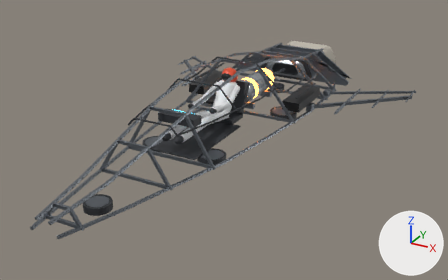
An edit to the FBX model SourceArt/TestShips/modules/vortex_skeleton.fbx, drawn before and after from the same camera.
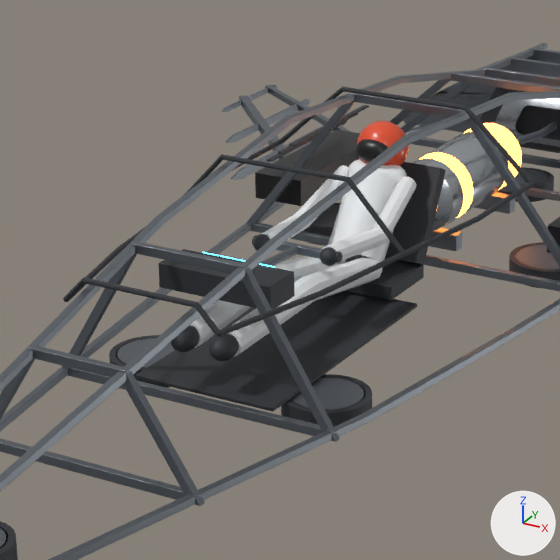
Each version appears first whole from a 50 mm lens placed at (3.03, -5.38, 2.85), pointed at (0.13, -0.12, 0.22), and next in a close-up on the part from 24% to 64% of the width and 10% to 74% of the height. Every picture has the same lights, and +X, +Y and +Z are marked at lower right. The first two pictures are the older version. Vertices at exactly the same position are counted once.

Names of what the first close-up shows: 'Canopy_Frame', 'Cockpit_Parts', 'Engine', 'Engine_Mounts', 'Frames', 'Hover_Emitters', 'Longerons', 'Pilot', 'Radiators', 'Reactor_Core', 'Wing_Structure_L'.
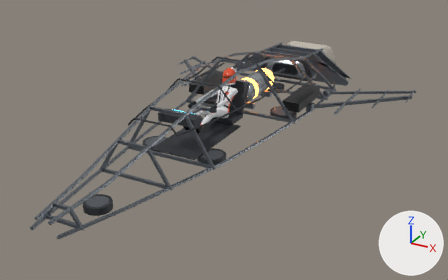
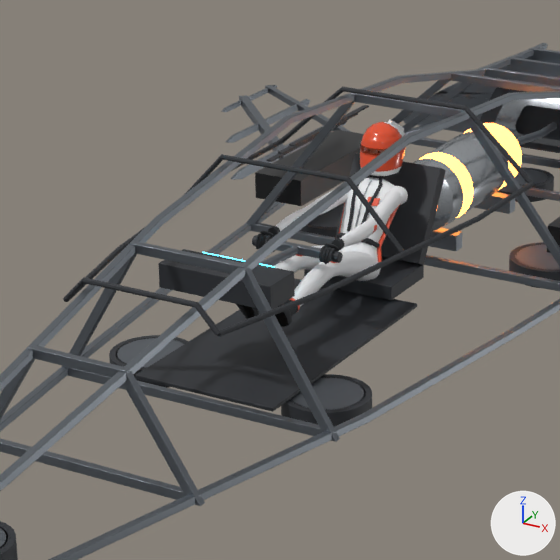
Pixel boxes (x1, y1, x2, y2) of what changed, in the close-ups (560 x 560 px):
'Pilot', reshaped (30% narrower, 14% shorter): before (171, 121, 417, 361); after (236, 120, 408, 327)
part 1 of me_pilot, added: after (395, 186, 408, 205)
part 2 of me_pilot, rebuilt: before (357, 121, 409, 166); after (360, 122, 406, 176)
part 3 of me_pilot, rebuilt: before (328, 168, 397, 262); after (340, 177, 394, 263)
part 4 of me_pilot, rebuilt: before (229, 257, 382, 357); after (292, 251, 381, 306)
part 5 of me_pilot, rebuilt: before (190, 256, 346, 348); after (274, 245, 343, 273)
part 6 of me_pilot, rebuilt: before (262, 165, 349, 239); after (276, 189, 349, 231)
part 7 of me_pilot, rebuilt: before (322, 176, 417, 263); after (339, 186, 402, 247)
part 8 of me_pilot, deleted: before (209, 333, 239, 361)
part 9 of me_pilot, deleted: before (171, 325, 200, 352)
part 10 of me_pilot, cut back: before (253, 139, 406, 266); after (236, 120, 404, 327)

The change, as a list of edits to the scene's bpy script:
```text
Change me_pilot:
    remove me_pilot.from_pydata(...)  # 1178 vertices, 1234 faces; spans x -0.182..0.182, y -0.936..0.34, z 0.399..0.89
    remove me_pilot.materials.append(mat_vortex_paint_white)  # white #eef0f2
    remove me_pilot.materials.append(mat_vortex_paint_red)  # red #e2502e
    remove me_pilot.materials.append(mat_vortex_black)  # black #101113
    remove me_pilot.materials.append(mat_vortex_graphite)  # dark grey #2b2e33
    add me_pilot.from_pydata(...)  # 7064 vertices, 6861 faces; spans x -0.149..0.149, y -0.642..0.404, z 0.388..0.887
    me_pilot part 1: a new loose piece, a UV sphere (16 segments, 10 rings, poles along z) spanning x 0.052..0.123, y 0.164..0.232, z 0.623..0.688, in mat_vortex_pilot_suit (white #ecedef)
    me_pilot part 2: the loose piece of 146 vertices spanning x -0.09..0.09, y 0.16..0.34, z 0.71..0.89 is rebuilt with 1067 vertices and now spans x -0.074..0.074, y 0.158..0.404, z 0.715..0.887
    me_pilot part 3: the loose piece of 36 vertices spanning x -0.1..0.1, y -0.03..0.303, z 0.4..0.755 is rebuilt with 644 vertices and now spans x -0.099..0.099, y -0.015..0.246, z 0.394..0.706
    me_pilot part 4: the loose piece of 30 vertices spanning x 0.026..0.124, y -0.852..0.048, z 0.399..0.562 is rebuilt with 432 vertices and now spans x 0.001..0.101, y -0.514..0.076, z 0.388..0.565, in mat_vortex_pilot_suit (white #ecedef)
    me_pilot part 5: the loose piece of 30 vertices spanning x -0.124..-0.026, y -0.852..0.048, z 0.399..0.562 is rebuilt with 432 vertices and now spans x -0.101..-0.001, y -0.514..0.076, z 0.388..0.565, in mat_vortex_pilot_suit (white #ecedef)
    me_pilot part 6: the loose piece of 30 vertices spanning x -0.182..-0.088, y -0.334..0.222, z 0.57..0.728 is rebuilt with 432 vertices and now spans x -0.149..-0.05, y -0.276..0.212, z 0.608..0.688, in mat_vortex_pilot_suit (white #ecedef)
    me_pilot part 7: the loose piece of 30 vertices spanning x 0.088..0.182, y -0.334..0.222, z 0.57..0.728 is rebuilt with 432 vertices and now spans x 0.05..0.149, y -0.276..0.212, z 0.608..0.688, in mat_vortex_pilot_suit (white #ecedef)
    me_pilot part 8: the loose piece of 146 vertices spanning x 0.03..0.11, y -0.936..-0.824, z 0.46..0.54 is deleted
    me_pilot part 9: the loose piece of 146 vertices spanning x -0.11..-0.03, y -0.936..-0.824, z 0.46..0.54 is deleted
    me_pilot part 10: 584 vertices removed from x -0.155..0.155, y -0.37..0.278, z 0.59..0.848; 2711 vertices added at x -0.148..0.148, y -0.642..0.401, z 0.438..0.882
    other edits to the shape of me_pilot do not show in these pictures
    add me_pilot.materials.append(mat_vortex_pilot_suit)  # white #ecedef
    add me_pilot.materials.append(mat_vortex_pilot_under)  # black #26292d
    add me_pilot.materials.append(mat_vortex_pilot_trim)  # red #e2502e
    add me_pilot.materials.append(mat_vortex_pilot_metal)  # light grey #b9bec4
    add me_pilot.materials.append(mat_vortex_pilot_skin)  # beige #e8b898
    add me_pilot.materials.append(mat_vortex_pilot_eyewhite)  # white #ede8e2
    add me_pilot.materials.append(mat_vortex_pilot_eye)  # black #16120f
    add me_pilot.materials.append(mat_vortex_pilot_brow)  # brown #6b4528
    add me_pilot.materials.append(mat_vortex_pilot_helmet2)  # white #ecedef
    add me_pilot.materials.append(mat_vortex_pilot_helmet)  # red #e2502e
    add me_pilot.materials.append(mat_vortex_pilot_visor)  # brown #8a2e14
```
